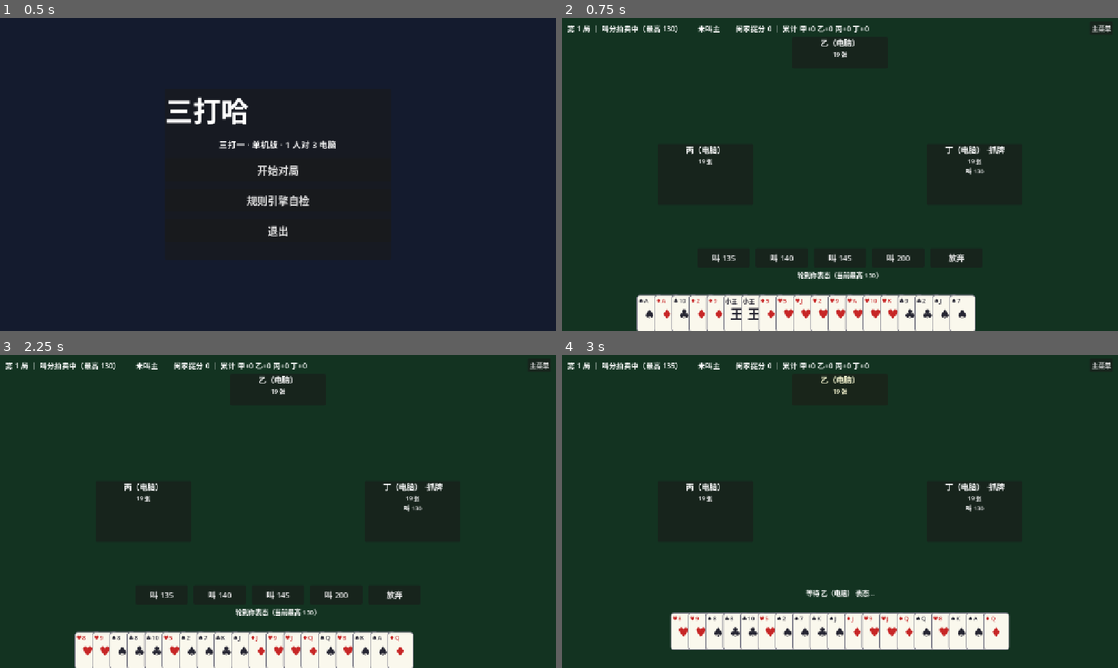
Above: before the commit, frames 1-4 (two rows, left to right).
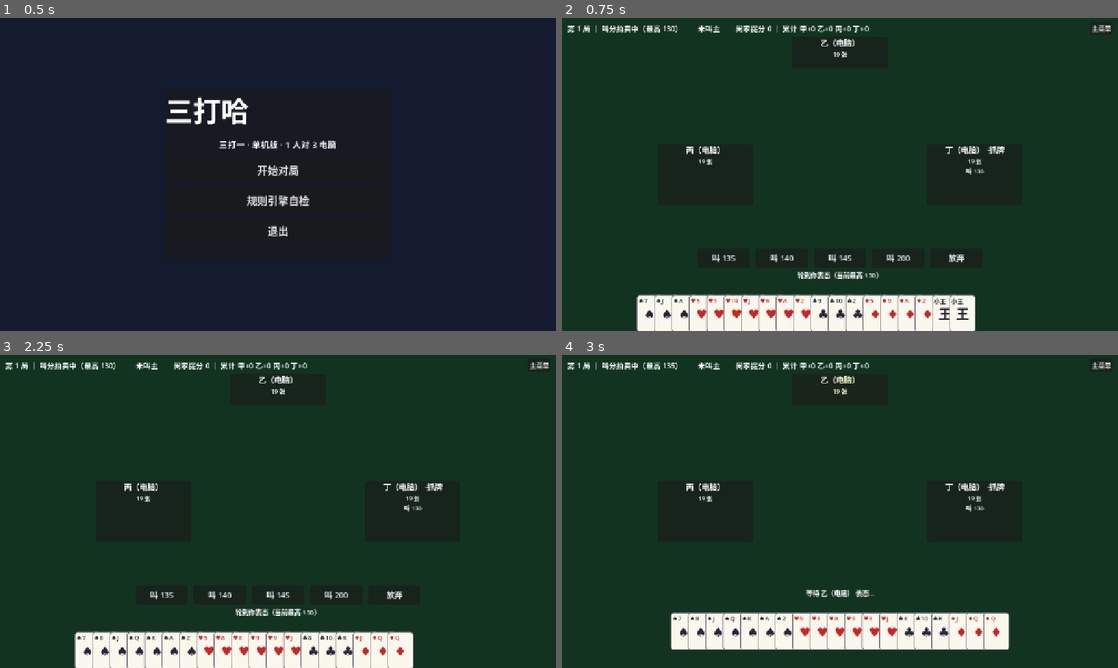
Above: after the commit, the same moments.

Repository: longy1/three-beat-one
Game: Godot game, scene res://scenes/main_menu.tscn
The game is run twice, just before and just after one commit, with the same random seed, the same clock (stepped at 60 frames per second) and the same inputs.
Inputs:
- Up to frame 1 (0.5 s): no input
- Up to frame 2 (0.75 s): click "开始对局" at 0.5 s
- Up to frame 3 (2.25 s): click "主菜单" at 1.25 s; click "开始对局" at 2 s
- Up to frame 4 (3 s): click "叫 135" at 2.75 s

Frame 1 is identical in both runs. In frame 2, 0.9% of the frame differs, in the area x 14-74%, y 89-97%; in frame 3, 0.7%; in frame 4, 0.7%.

Commit message:
ui: 手牌按 主副→花色→点数 排序，从右往左展开（主牌组最右，大王居末）

Diff:
--- a/scripts/game_table.gd
+++ b/scripts/game_table.gd
@@ -415,16 +415,36 @@
 			child.text = "确认扣底（%d/8）" % selected.size()
 
 
+## 手牌排序键（小 = 靠左）：主副 → 花色 → 点数大小。
+## 主牌类居最右（组内按 3.1 牌力，大王最右）；副花色按 ♥→♣→♦ 分组自右向左排布，
+## 组内点数小者靠左、大者靠右（A 贴近主牌组）。整个顺序即"从右往左"阅读：
+## 主牌 → ♦ → ♣ → ♥（若主为其中一门，则该门移入主牌组，其余按花色值顺延）。
+static func _hand_order_key(card: Card, trump: TrumpInfo) -> Array:
+	if trump != null and trump.is_trump(card):
+		# 主牌类（含常主，3.3 脱离原花色）：组内按牌力升序
+		return [2, 0, trump.card_power(card)]
+	if trump == null:
+		# 叫主前：纯花色分组
+		return [1, card.suit, card.rank]
+	# 副牌：花色分组，组内点数升序
+	return [0, card.suit, card.rank]
+
+
+## 返回显示顺序（从左到右）的手牌数组
+static func sort_hand_for_display(cards: Array, trump: TrumpInfo) -> Array:
+	var ordered := cards.duplicate()
+	ordered.sort_custom(func(a: Card, b: Card) -> bool:
+		return _hand_order_key(a, trump) < _hand_order_key(b, trump))
+	return ordered
+
+
 ## 手牌：手动布局（可重叠），点击选择
 func _render_hand() -> void:
 	for child in hand_row.get_children():
 		child.queue_free()
 	if engine == null or engine.hands.is_empty():
 		return
-	var hand: Array = engine.get_hand(HUMAN_SEAT)
-	if engine.trump != null:
-		hand.sort_custom(func(a: Card, b: Card) -> bool:
-			return engine.trump.card_power(a) < engine.trump.card_power(b))
+	var hand: Array = sort_hand_for_display(engine.get_hand(HUMAN_SEAT), engine.trump)
 	var n := hand.size()
 	if n == 0:
 		return
